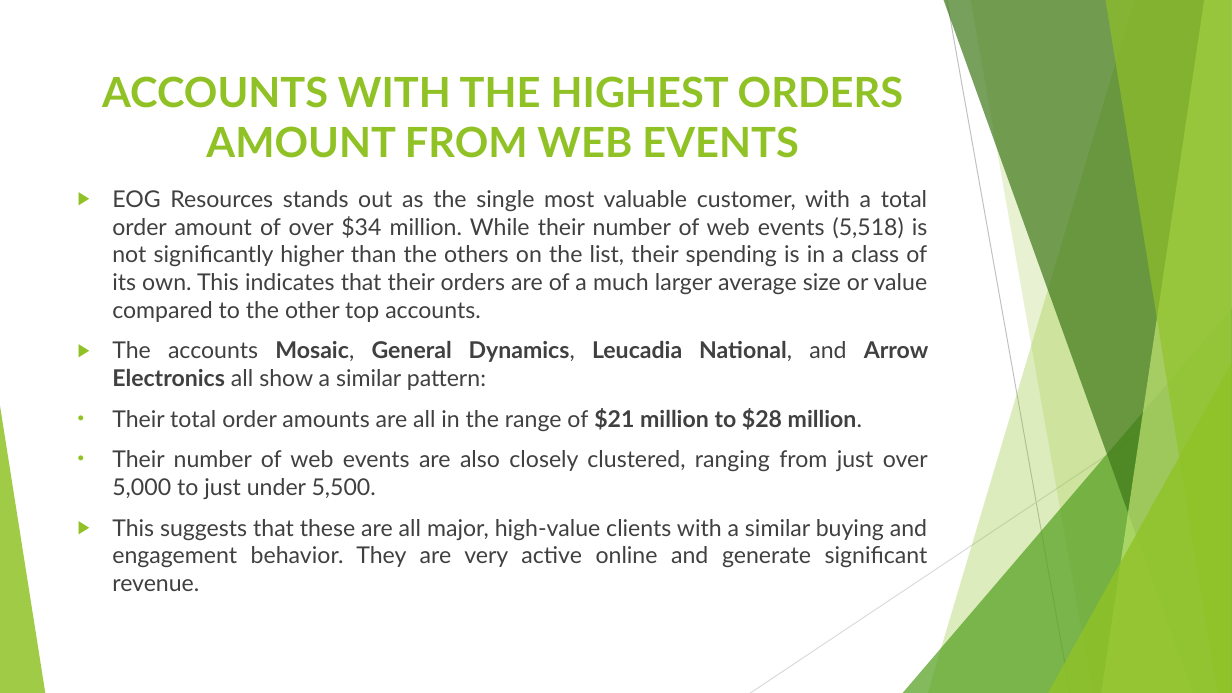
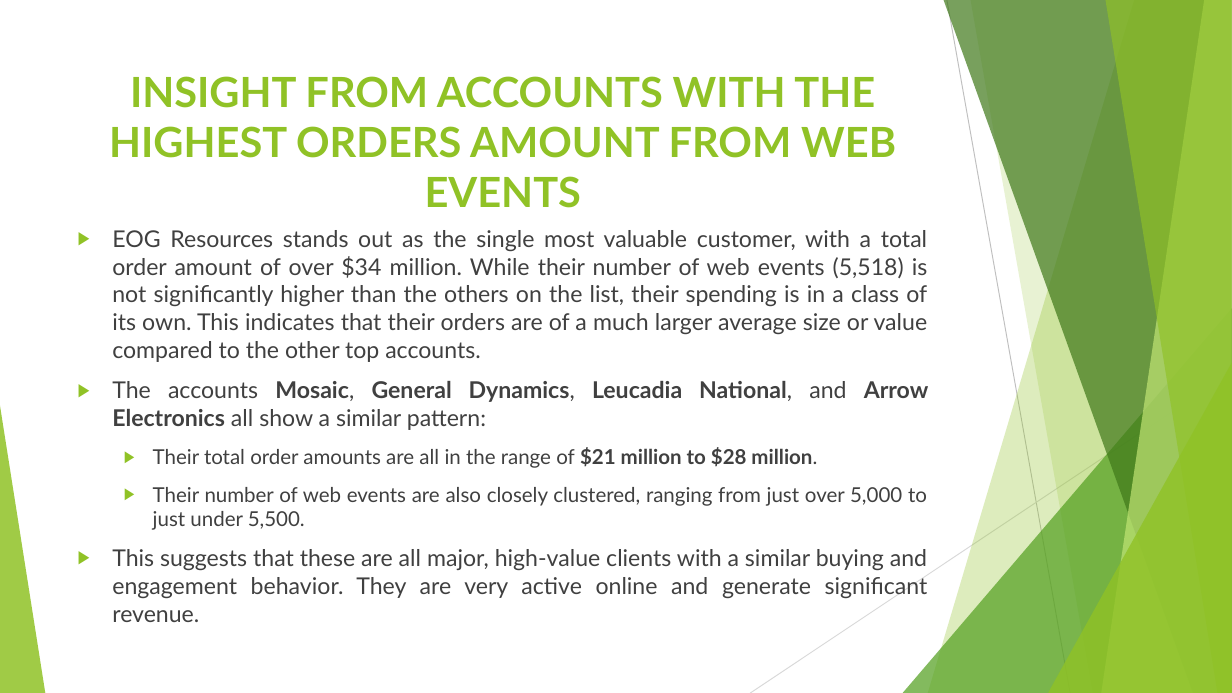
Before and after one commit to Tajman80/CDECircle2Group, a slide deck: slide 7 of Circle2_Linux_Git_Group_Assignment.pptx (slide 4 before the commit). Drawn at 1232x693 pixels with LibreOffice and Linux fonts; fonts in the diff are those of the drawing. Boxes give left, top, right and bottom in pixels: in the first picture for what was removed or moved away, otherwise in the second. Text is boxed around its words. In the diff, an @@ line names an element or a change of style, - is before the commit and + after.

```diff
--- a/Circle2_Linux_Git_Group_Assignment.pptx
+++ b/Circle2_Linux_Git_Group_Assignment.pptx
@@ title at (x1=109, y1=76, x2=896, y2=208): text changed @@
-ACCOUNTS WITH THE HIGHEST ORDERS AMOUNT FROM WEB EVENTS
+INSIGHT FROM ACCOUNTS WITH THE HIGHEST ORDERS AMOUNT FROM WEB EVENTS
@@ text "EOG Resources stands out as ..." moved from (x1=112, y1=190, x2=928, y2=591) to (x1=112, y1=230, x2=928, y2=622) @@
@@ text at (x1=153, y1=447, x2=927, y2=530): size 18 to 16 pt in "Their total order amounts are all in ...", "Their number of web events are also ..."; bullet • to ▶; list level 1 to 2 in "Their total order amounts are ..."; list level 1 to 2 in "Their number of web events ..." @@
```
Also in this commit, not shown: 3 other slides changed, 4 slides added, 1 other file.
